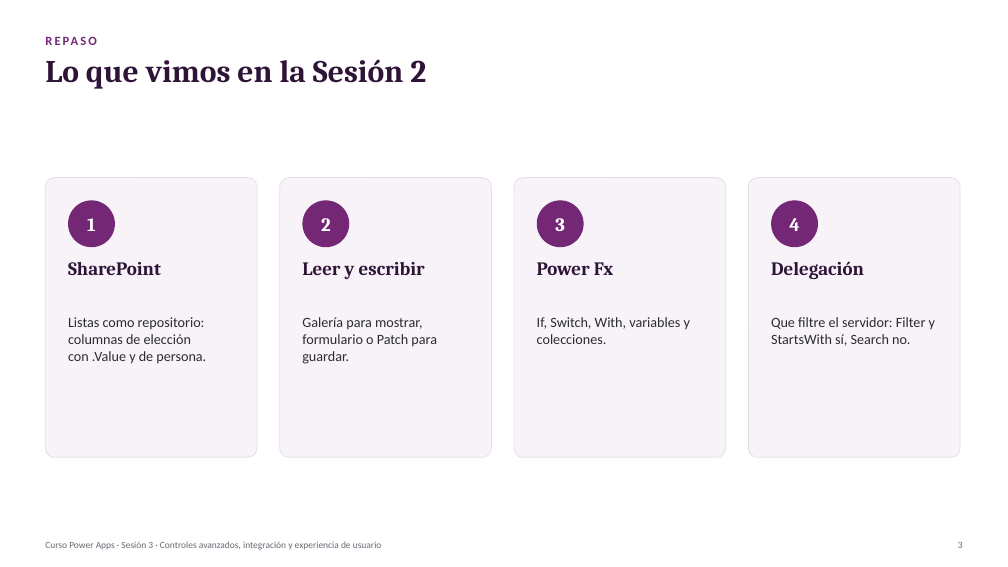
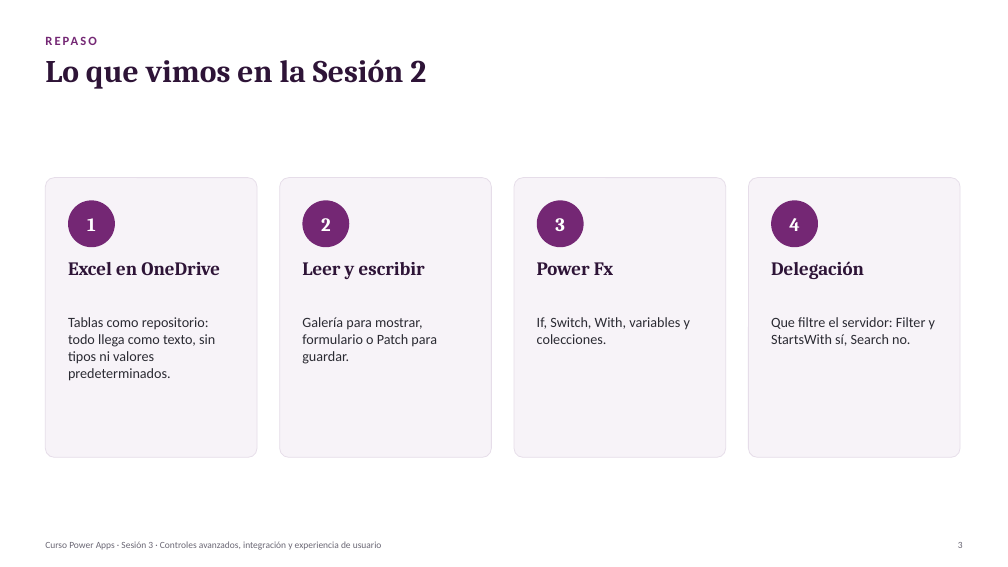
Before and after one commit to jorloicono/AF-POWER-APPS-FUNDAMENTOS, a slide deck: slide 3 of SESION_3/Sesion_3_Controles_avanzados_e_integracion.pptx. Drawn at 1008x567 pixels with LibreOffice and Linux fonts; fonts in the diff are those of the drawing. Boxes give left, top, right and bottom in pixels: in the first picture for what was removed or moved away, otherwise in the second. Text is boxed around its words. In the diff, an @@ line names an element or a change of style, - is before the commit and + after.

Commit message:
Todo el curso sobre Excel en OneDrive: practicas 3.1, 3.2, 4.1 y 4.2 sin SharePoint, nuevos libros de datos y presentaciones alineadas

```diff
--- a/SESION_3/Sesion_3_Controles_avanzados_e_integracion.pptx
+++ b/SESION_3/Sesion_3_Controles_avanzados_e_integracion.pptx
@@ text at box(68, 262, 220, 275): text changed @@
-SharePoint
+Excel en OneDrive
@@ text at box(68, 317, 215, 381): text changed @@
-Listas como repositorio: columnas de elección con .Value y de persona.
+Tablas como repositorio: todo llega como texto, sin tipos ni valores predeterminados.
```
Also in this commit, not shown: 1 other slide changed, 12 other files.
